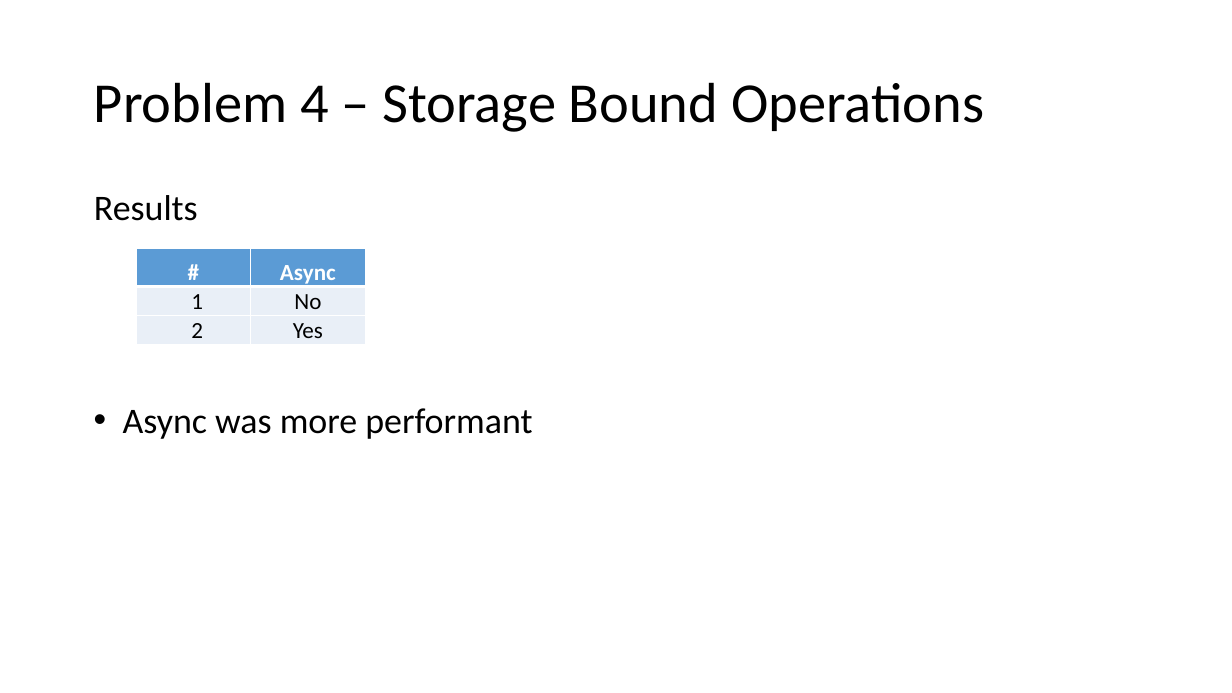
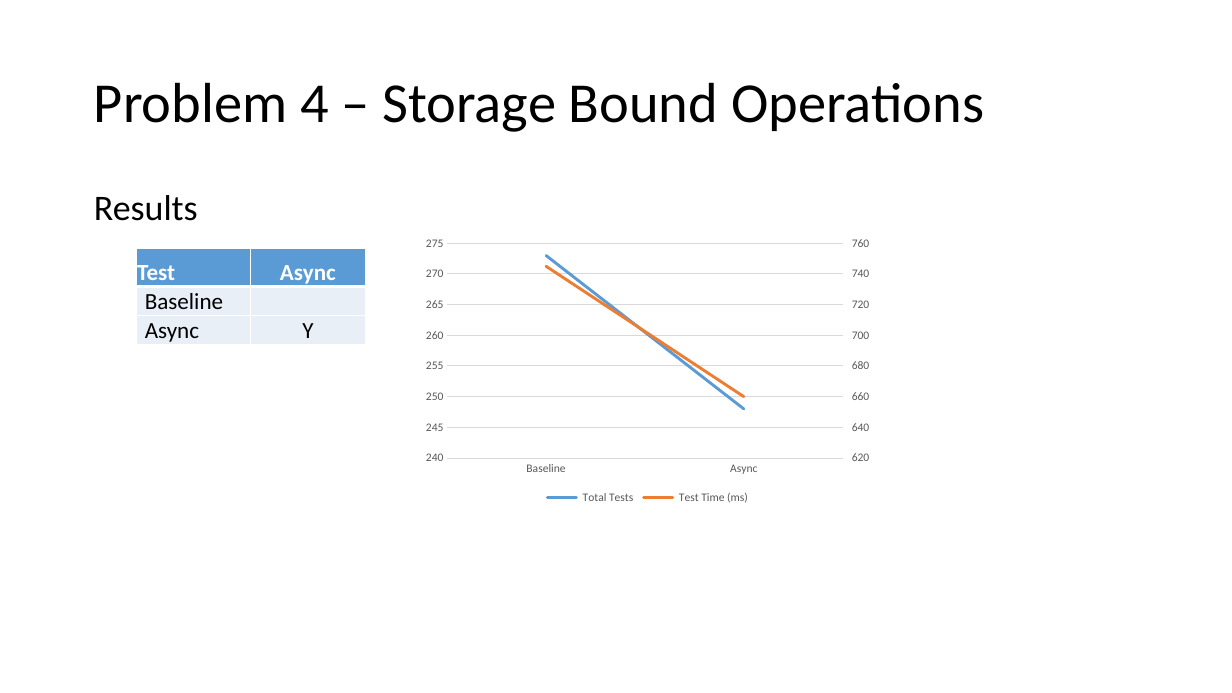
Before and after one commit to mark-doyle/dal-cs-sig, a slide deck: slide 25 of RealWorldScalability/Real World Scalability.pptx. Drawn at 1232x693 pixels with LibreOffice and Linux fonts; fonts in the diff are those of the drawing. Boxes give left, top, right and bottom in pixels: in the first picture for what was removed or moved away, otherwise in the second. Text is boxed around its words. In the diff, an @@ line names an element or a change of style, - is before the commit and + after.

```diff
--- a/RealWorldScalability/Real World Scalability.pptx
+++ b/RealWorldScalability/Real World Scalability.pptx
@@ line chart added at box(417, 231, 879, 508) @@
+categories: Baseline, Async
+ Total Tests : 273, 248
+ Test Time (ms): 740, 660
@@ table at box(136, 248, 365, 346) @@
-column 1: # | 1 | 2
-column 2: Async | No | Yes
-column 3: Avg Time | 2.73 | 2.66
-column 4: Total Tests | 273 | 248
-column 5: Test Time | 745 | 660
+column 1: Test | Baseline | Async
+column 2: Async |  | Y
@@ table: place and size @@
-table at box(136, 248, 714, 344)
+table at box(136, 248, 365, 346)
@@ rectangle removed at box(366, 248, 714, 344) @@
@@ text removed at box(123, 408, 532, 439) @@
-• Async was more performant
```
Also in this commit, not shown: 5 other slides changed, 1 other file.
